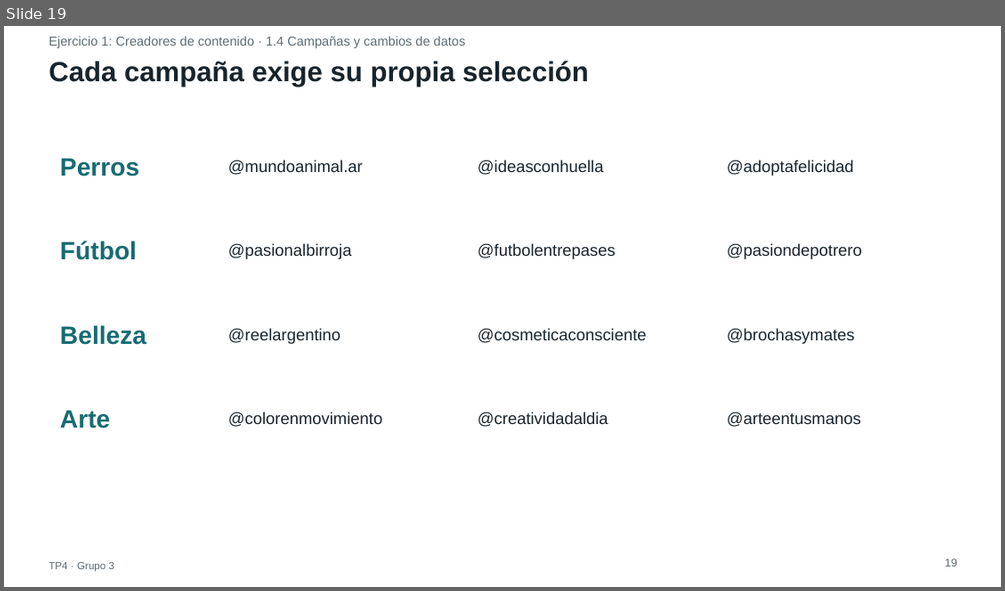
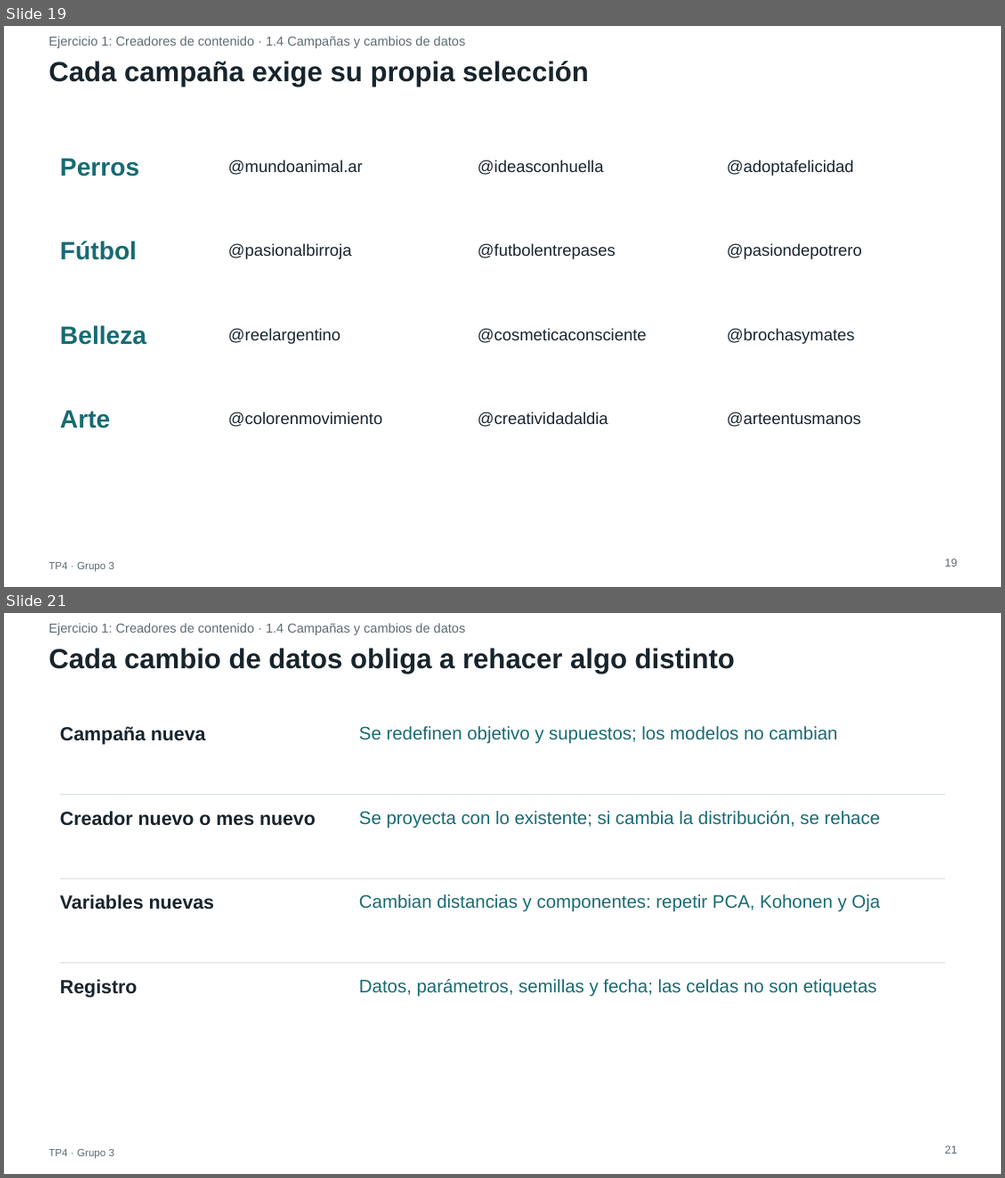
Before and after one commit to ldicandia/SIA-G3, a slide deck: TP4/docs/presentacion/TP4-presentacion.pptx. Shown one above the other, each under a label of ours: slide 19 before the commit, slides 19 and 21 after it; the slides between them are not shown. The pictures are 1005x591 and 1005x1178 pixels, drawn with LibreOffice and Linux fonts; fonts in the diff are those of the drawing. Boxes give left, top, right and bottom in pixels: in the first picture for what was removed or moved away, otherwise in the second. Text is boxed around its words. In the diff, an @@ line names an element or a change of style, - is before the commit and + after.

```diff
--- a/TP4/docs/presentacion/TP4-presentacion.pptx
+++ b/TP4/docs/presentacion/TP4-presentacion.pptx
@@ slide 21 added at (4,613,1001,1174), background #FFFFFF @@
@@ text added at (48,623,466,635), 15 pt, text #5E6B73 @@
+Ejercicio 1: Creadores de contenido · 1.4 Campañas y cambios de datos
@@ text added at (48,648,735,674), 32 pt, text #18242C, bold @@
+Cada cambio de datos obliga a rehacer algo distinto
@@ text added at (60,726,206,745), 22 pt, text #18242C, bold @@
+Campaña nueva
@@ text added at (359,726,837,744), 21 pt, text #176B72 @@
+Se redefinen objetivo y supuestos; los modelos no cambian
@@ rectangle added at (60,794,945,795), fill #DDE3E5 @@
@@ text added at (60,811,316,826), 22 pt, text #18242C, bold @@
+Creador nuevo o mes nuevo
@@ text added at (359,811,880,828), 21 pt, text #176B72 @@
+Se proyecta con lo existente; si cambia la distribución, se rehace
@@ rectangle added at (60,878,945,879), fill #DDE3E5 @@
@@ text added at (60,894,215,909), 22 pt, text #18242C, bold @@
+Variables nuevas
@@ text added at (359,894,880,912), 21 pt, text #176B72 @@
+Cambian distancias y componentes: repetir PCA, Kohonen y Oja
@@ rectangle added at (60,962,945,963), fill #DDE3E5 @@
@@ text added at (60,979,138,997), 22 pt, text #18242C, bold @@
+Registro
@@ text added at (359,979,877,997), 21 pt, text #176B72 @@
+Datos, parámetros, semillas y fecha; las celdas no son etiquetas
@@ text added at (945,1145,957,1153), 13 pt, text #5E6B73 @@
+21
@@ text added at (48,1149,114,1159), 12 pt, text #5E6B73 @@
+TP4 · Grupo 3
```
Also in this commit, not shown: 12 slides changed, 2 other slides added, 2 slides removed, 7 other files.
